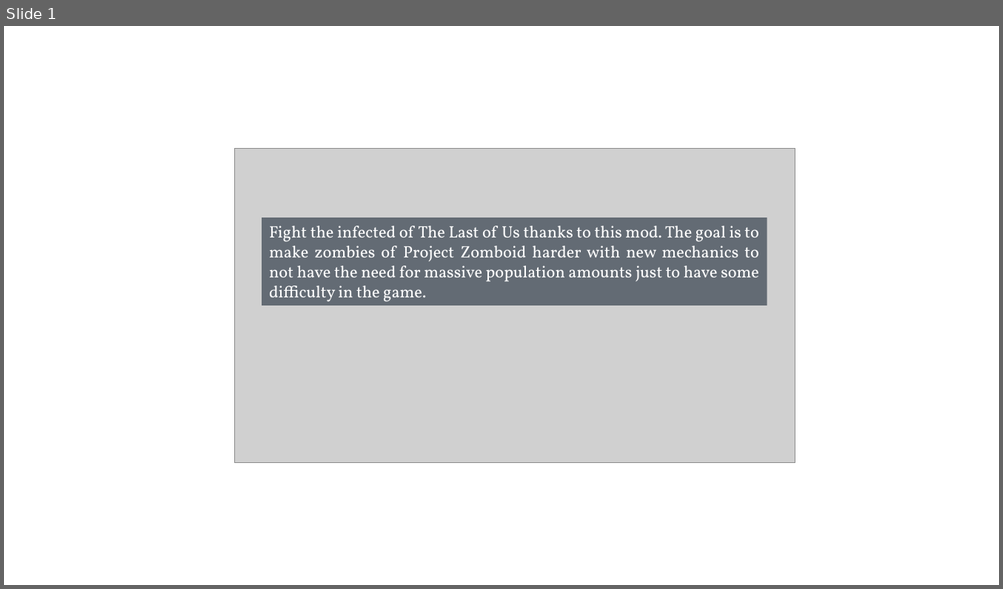
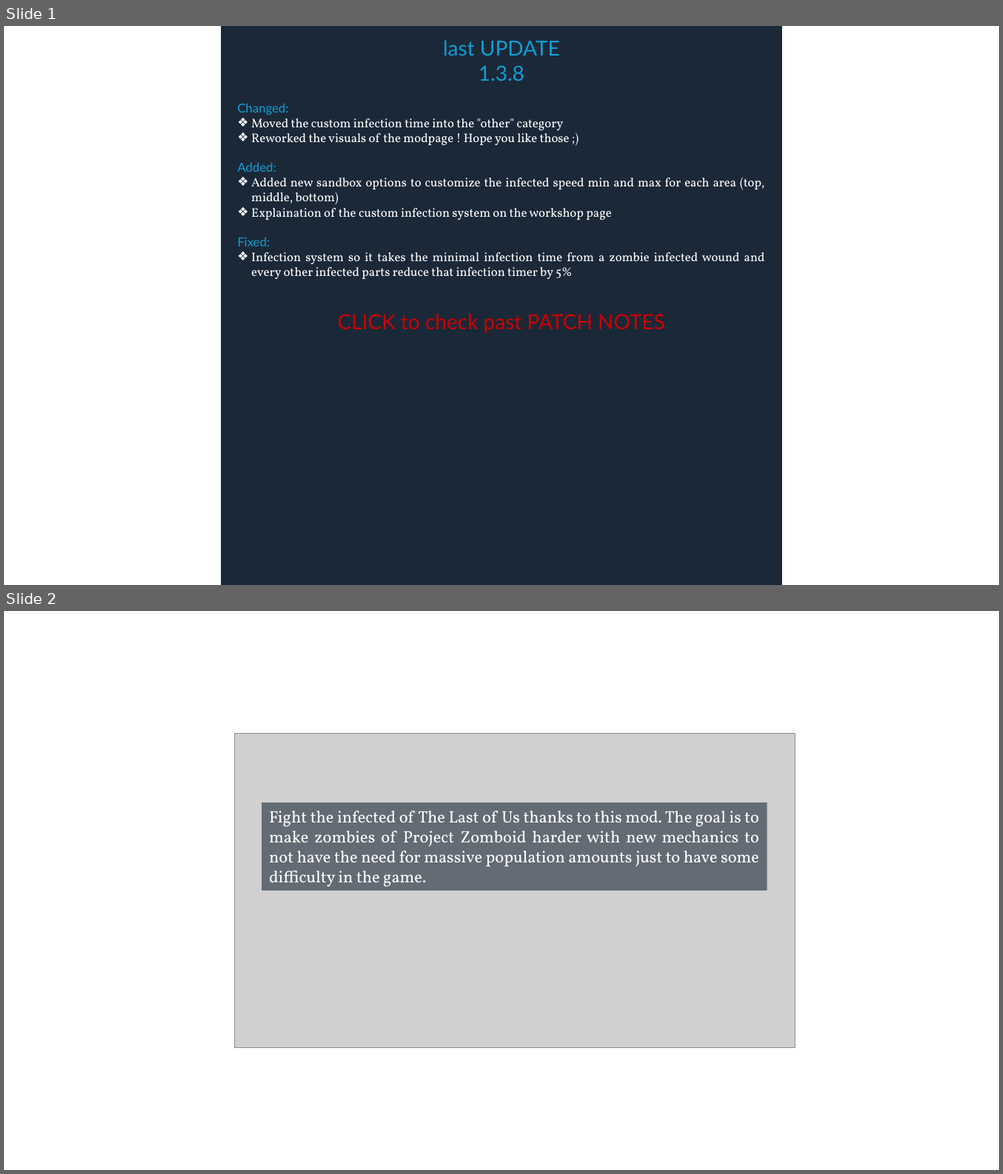
Before and after one commit to SirDoggyJvla/The-Last-of-Us-Infected-B41, a slide deck: images/workshop page/workshop page TLOU Infected.pptx. Shown one above the other, each under a label of ours: slide 1 before the commit, slides 1 and 2 after it. The pictures are 1003x589 and 1003x1174 pixels, drawn with LibreOffice and Linux fonts; fonts in the diff are those of the drawing; grey boxes stand for pictures. Boxes give left, top, right and bottom in pixels: in the first picture for what was removed or moved away, otherwise in the second. Text is boxed around its words. In the diff, an @@ line names an element or a change of style, - is before the commit and + after.

```diff
--- a/images/workshop page/workshop page TLOU Infected.pptx
+++ b/images/workshop page/workshop page TLOU Infected.pptx
@@ slide 1 added at bbox=[4, 26, 999, 585], background #FFFFFF @@
@@ rectangle added at bbox=[222, 26, 782, 585], fill #1B2838, outline #1B2838 1.5 pt @@
@@ text added at bbox=[237, 40, 765, 333], 12 pt, text #FFFFFF @@
+last UPDATE
+1.3.8
+Changed:
+❖ Moved the custom infection time into the "other" category
+❖ Reworked the visuals of the modpage ! Hope you like those ;)
+Added:
+❖ Added new sandbox options to customize the infected speed min and max for each area (top, middle, bottom)
+❖ Explaination of the custom infection system on the workshop page
+Fixed:
+❖ Infection system so it takes the minimal infection time from a zombie infected wound and every other infected parts reduce that infection timer by 5%
+CLICK to check past PATCH NOTES
@@ what was slide 1 is now slide 2 @@
```
Also in this commit, not shown: 1 slide changed, 1 other file.
